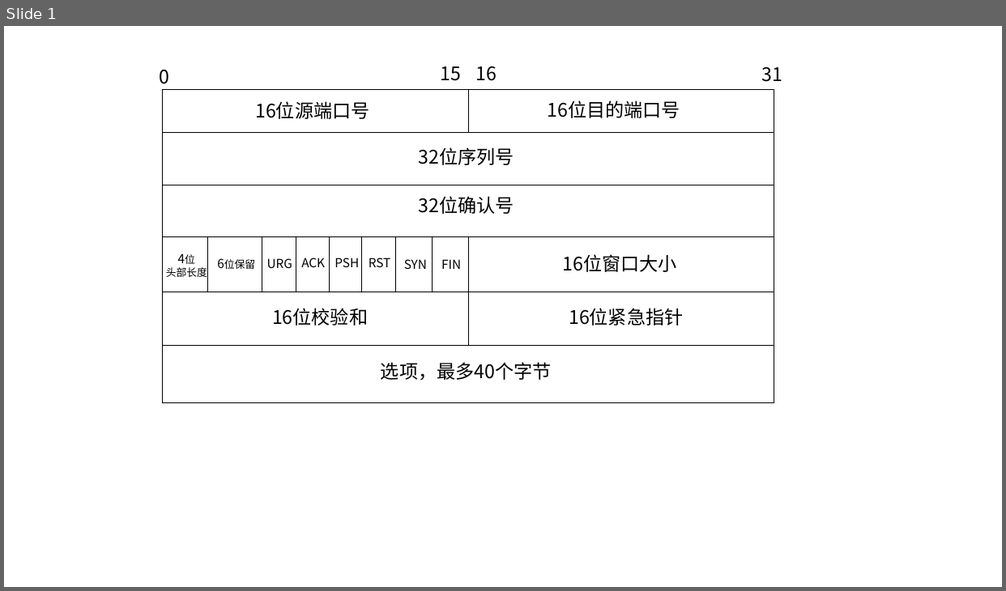
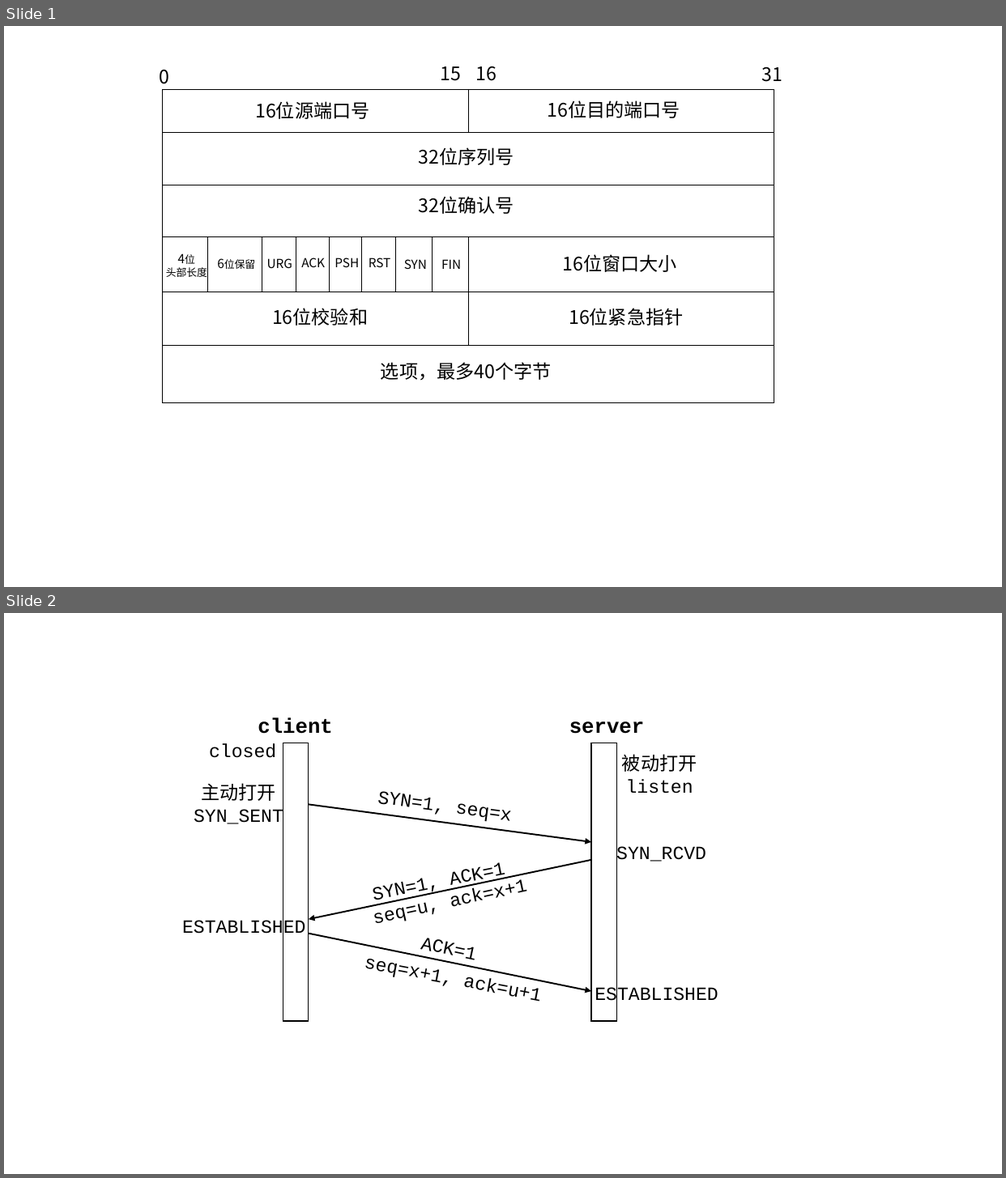
Before and after one commit to zhangm365/CS_NOTE, a slide deck: NetWork/pics.pptx. Shown one above the other, each under a label of ours: slide 1 before the commit, slides 1 and 2 after it. The pictures are 1006x591 and 1006x1178 pixels, drawn with LibreOffice and Linux fonts; fonts in the diff are those of the drawing. Boxes give left, top, right and bottom in pixels: in the first picture for what was removed or moved away, otherwise in the second. Text is boxed around its words. In the diff, an @@ line names an element or a change of style, - is before the commit and + after.

```diff
--- a/NetWork/pics.pptx
+++ b/NetWork/pics.pptx
@@ slide 2 added at (4, 613, 1002, 1174), background #FFFFFF @@
@@ text added at (258, 717, 332, 734), 20 pt, text #000000, bold @@
+client
@@ text added at (569, 722, 644, 734), 20 pt, text #000000, bold @@
+server
@@ text added at (209, 744, 276, 758), 18 pt, text #000000 @@
+closed
@@ rectangle added at (283, 743, 309, 1022), fill #FFFFFF, outline #000000 1 pt @@
@@ rectangle added at (592, 743, 617, 1022), fill #FFFFFF, outline #000000 1 pt @@
@@ text added at (622, 754, 697, 794), 18 pt, text #000000 @@
+被动打开listen
@@ text added at (194, 783, 283, 828), 18 pt, text #000000 @@
+主动打开SYN_SENT
@@ arrow added from (309, 805) to (592, 842), #000000 1.5 pt @@
@@ text added at (377, 791, 511, 824), 18 pt, text #000000 @@
+SYN=1, seq=x
@@ text added at (616, 845, 706, 865), 18 pt, text #000000 @@
+SYN_RCVD
@@ arrow added from (592, 860) to (309, 919), #000000 1.5 pt @@
@@ text added at (373, 879, 528, 907), 18 pt, text #000000 @@
+SYN=1, ACK=1
@@ text added at (374, 904, 418, 923), 18 pt, text #000000 @@
+seq=u, ack=x+1
@@ text added at (182, 919, 305, 939), 18 pt, text #000000 @@
+ESTABLISHED
@@ arrow added from (309, 934) to (592, 992), #000000 1.5 pt @@
@@ text added at (420, 938, 475, 964), 18 pt, text #000000 @@
+ACK=1
@@ text added at (364, 955, 540, 1002), 18 pt, text #000000 @@
+seq=x+1, ack=u+1
@@ text added at (594, 986, 718, 1006), 18 pt, text #000000 @@
+ESTABLISHED
```
Also in this commit, not shown: 1 other slide added, 10 other files.
